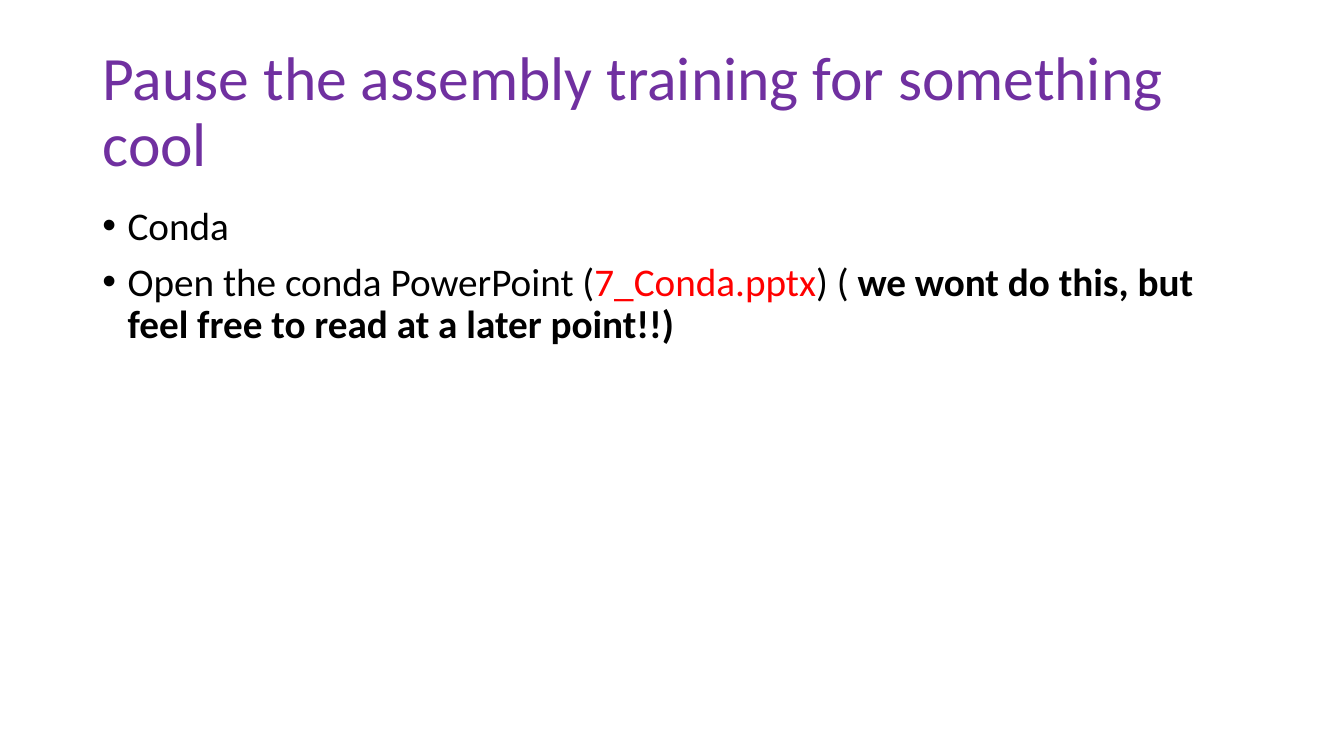
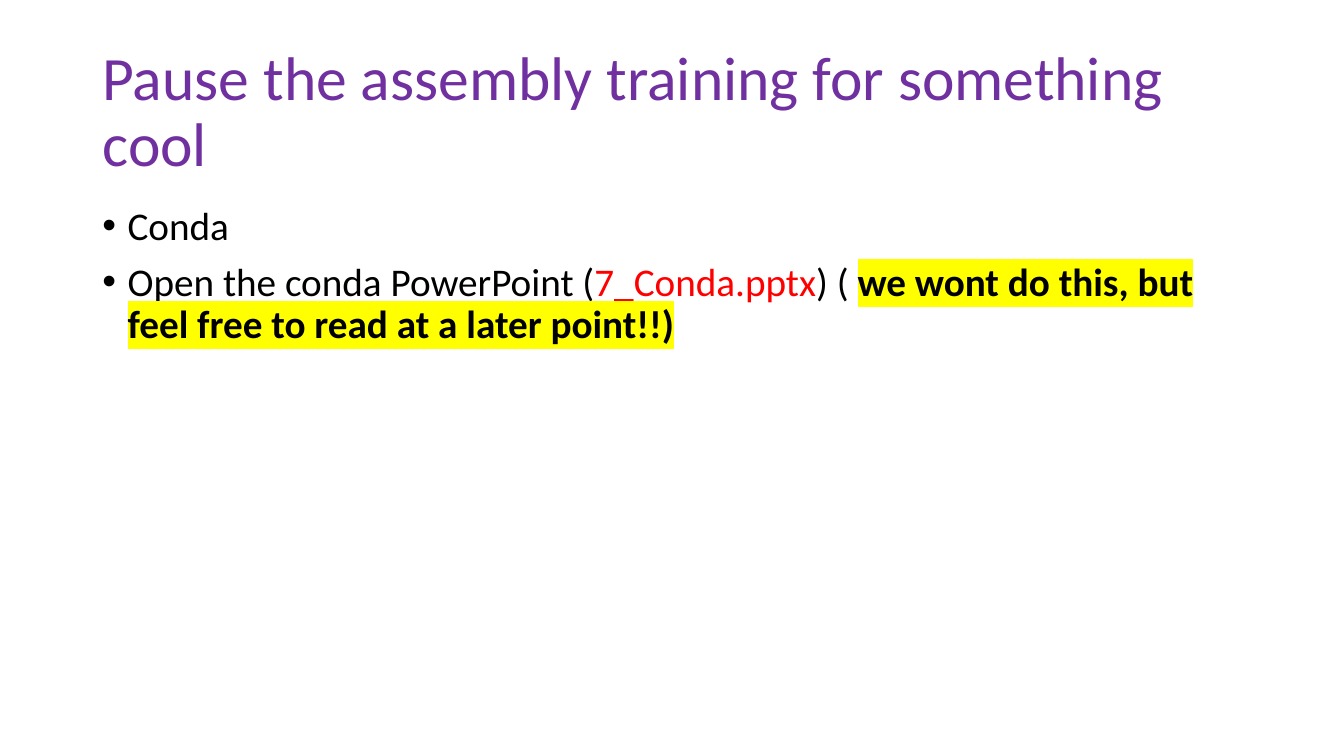
Before and after one commit to peterthorpe5/Msc_Digital_Health, a slide deck: slide 23 of powerpoint/6_assembly.pptx. Drawn at 1344x756 pixels with LibreOffice and Linux fonts; fonts in the diff are those of the drawing. Boxes give left, top, right and bottom in pixels: in the first picture for what was removed or moved away, otherwise in the second. Text is boxed around its words. In the diff, an @@ line names an element or a change of style, - is before the commit and + after.

```diff
--- a/powerpoint/6_assembly.pptx
+++ b/powerpoint/6_assembly.pptx
@@ text at [128,263,1194,349]: highlight none to #FFFF00 in "we wont do this, but feel free ..." @@
```
Also in this commit, not shown: 10 other slides changed, 1 slide added, 7 other files.
